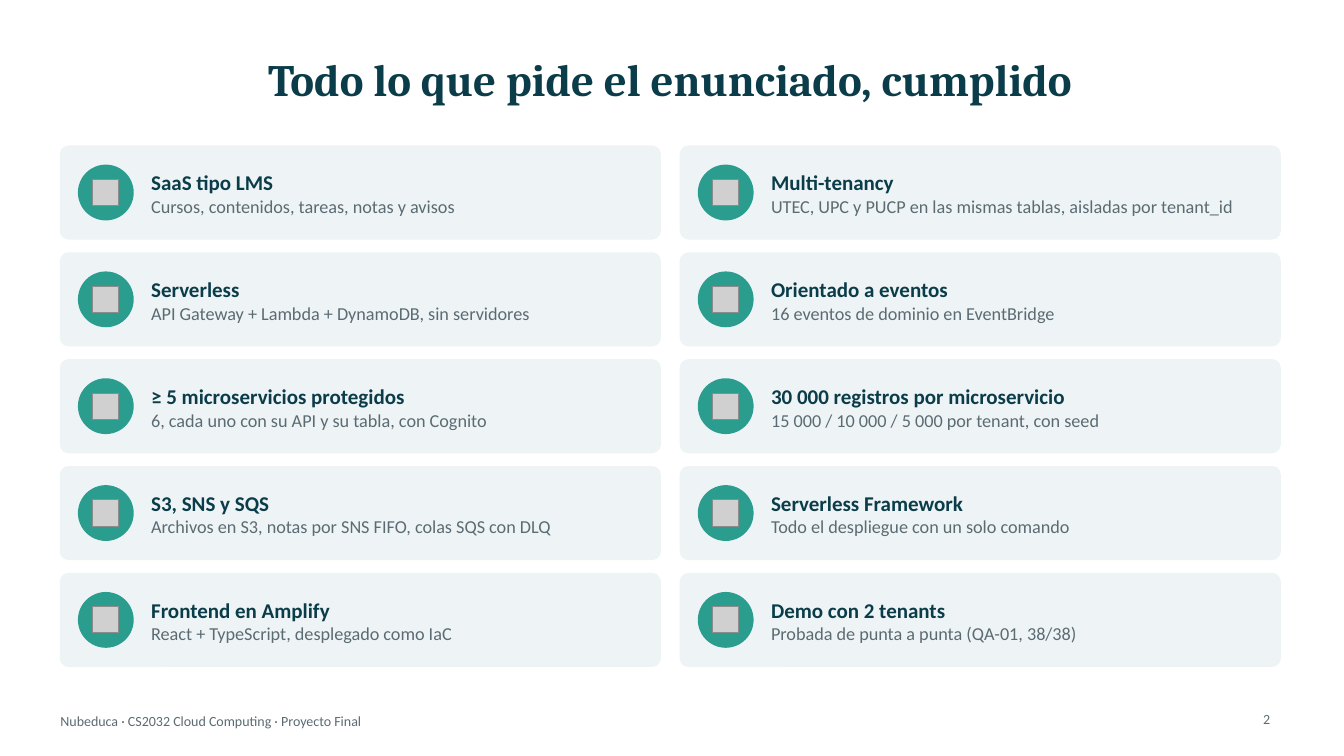
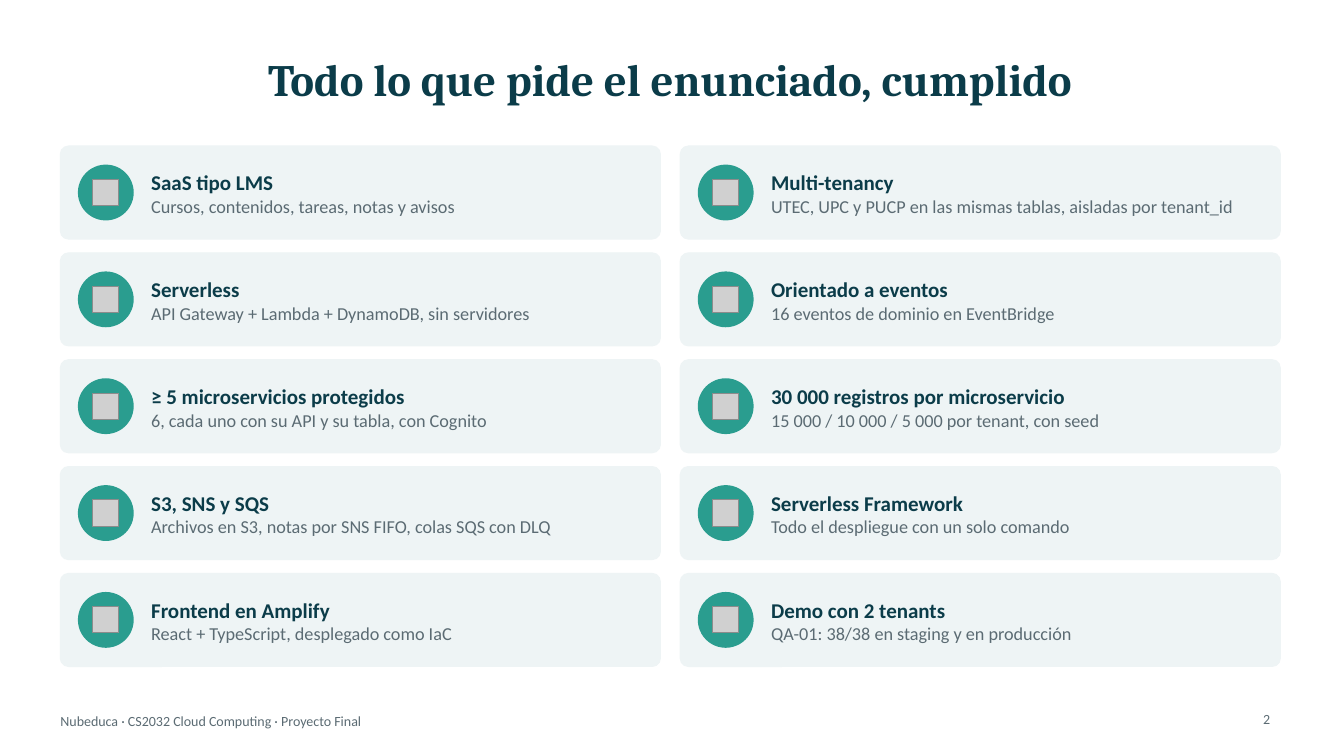
Before and after one commit to nubeduca/nubeduca-informe, a slide deck: slide 2 of presentacion/Nubeduca-Proyecto-Final.pptx. Drawn at 1344x756 pixels with LibreOffice and Linux fonts; fonts in the diff are those of the drawing; grey boxes stand for pictures. Boxes give left, top, right and bottom in pixels: in the first picture for what was removed or moved away, otherwise in the second. Text is boxed around its words. In the diff, an @@ line names an element or a change of style, - is before the commit and + after.

```diff
--- a/presentacion/Nubeduca-Proyecto-Final.pptx
+++ b/presentacion/Nubeduca-Proyecto-Final.pptx
@@ text at <box>771,627,1072,643</box>: text changed @@
-Probada de punta a punta (QA-01, 38/38)
+QA-01: 38/38 en staging y en producción
```
Also in this commit, not shown: 2 other slides changed, 1 other file.
